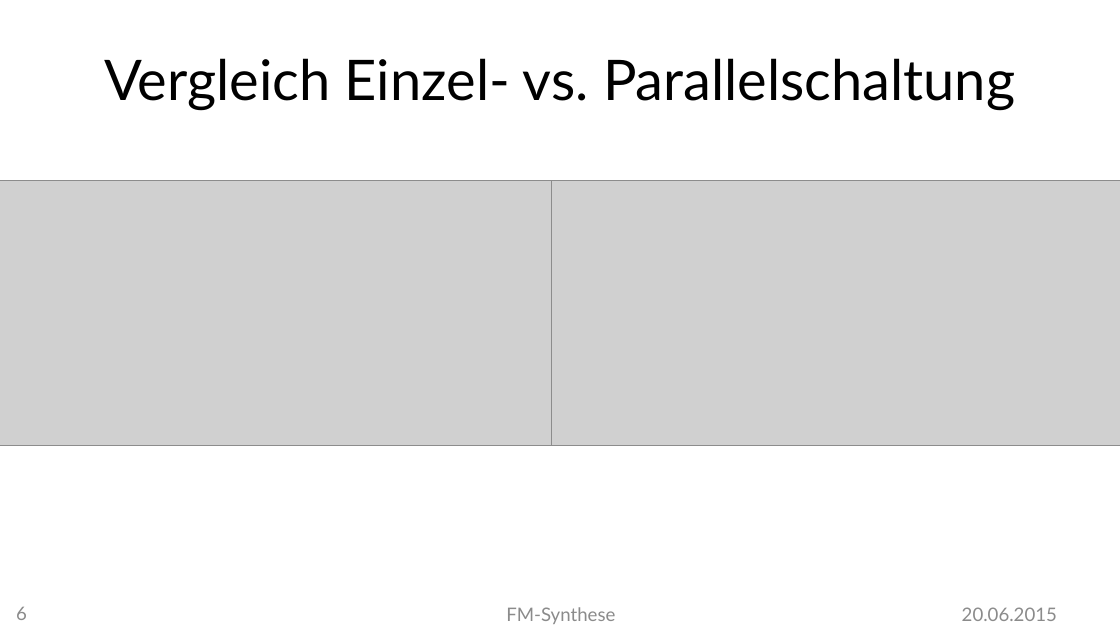
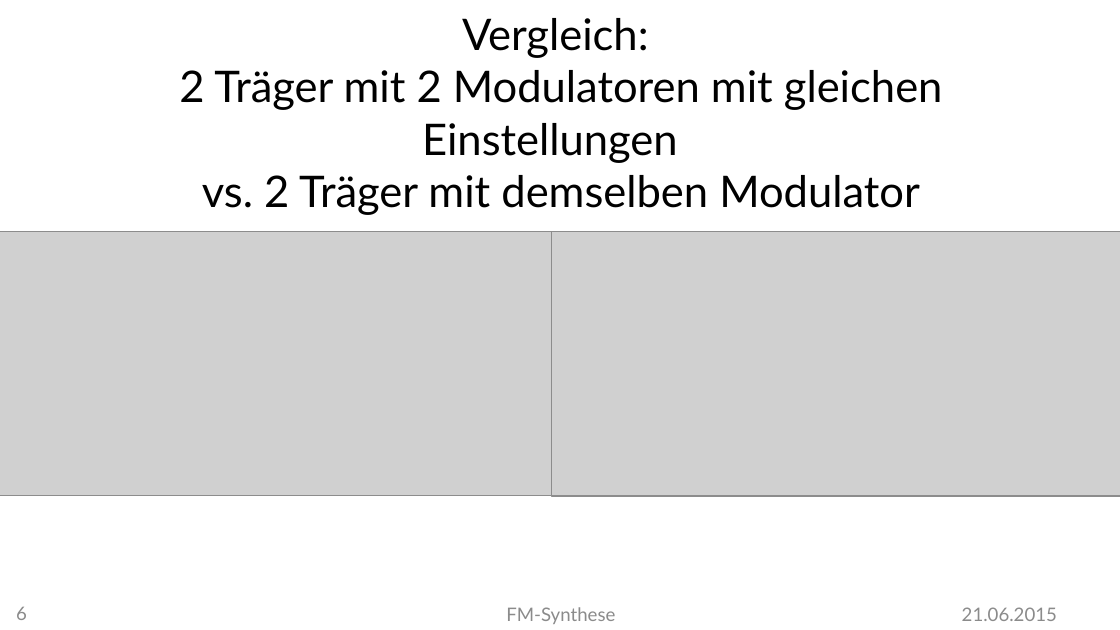
Before and after one commit to MBulli/VSeminar, a slide deck: slide 6 of Praesentation/FMSynthese-Matze.pptx. Drawn at 1120x630 pixels with LibreOffice and Linux fonts; fonts in the diff are those of the drawing; grey boxes stand for pictures; background and template pictures are left out. Boxes give left, top, right and bottom in pixels: in the first picture for what was removed or moved away, otherwise in the second. Text is boxed around its words. In the diff, an @@ line names an element or a change of style, - is before the commit and + after.

```diff
--- a/Praesentation/FMSynthese-Matze.pptx
+++ b/Praesentation/FMSynthese-Matze.pptx
@@ title at [179, 18, 943, 215]: text changed; size 36 to 28 pt @@
-Vergleich Einzel- vs. Parallelschaltung
+Vergleich:
+2 Träger mit 2 Modulatoren mit gleichen Einstellungen
+vs. 2 Träger mit demselben Modulator
@@ picture: place and size @@
-picture at [0, 180, 560, 445]
+picture at [0, 232, 561, 496]
@@ picture: place and size @@
-picture at [552, 180, 1120, 445]
+picture at [551, 232, 1120, 496]
@@ text at [962, 607, 1057, 621]: text changed @@
-20.06.2015
+21.06.2015
```
Also in this commit, not shown: 10 other slides changed, 3 slides added, 1 other file.
